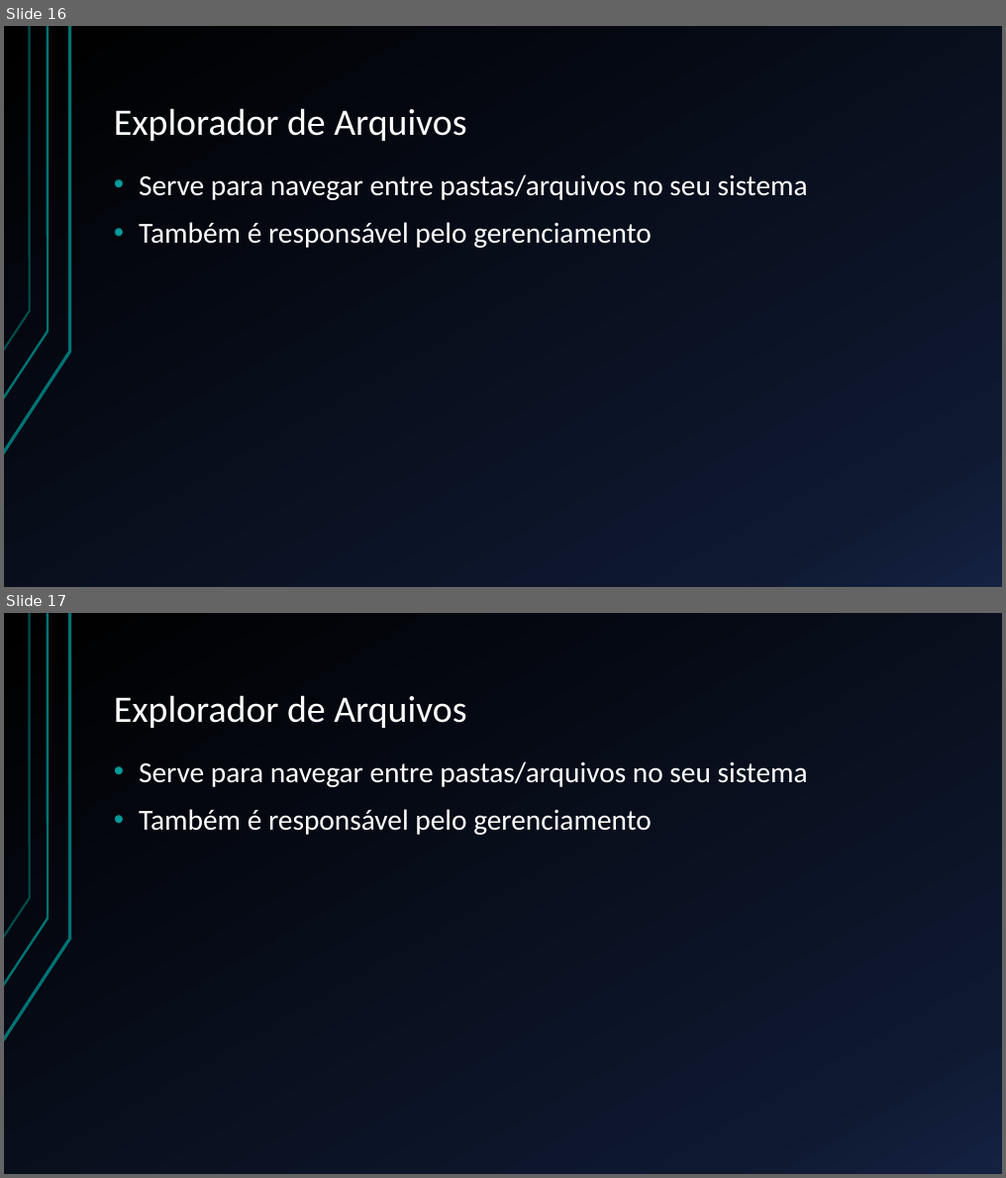
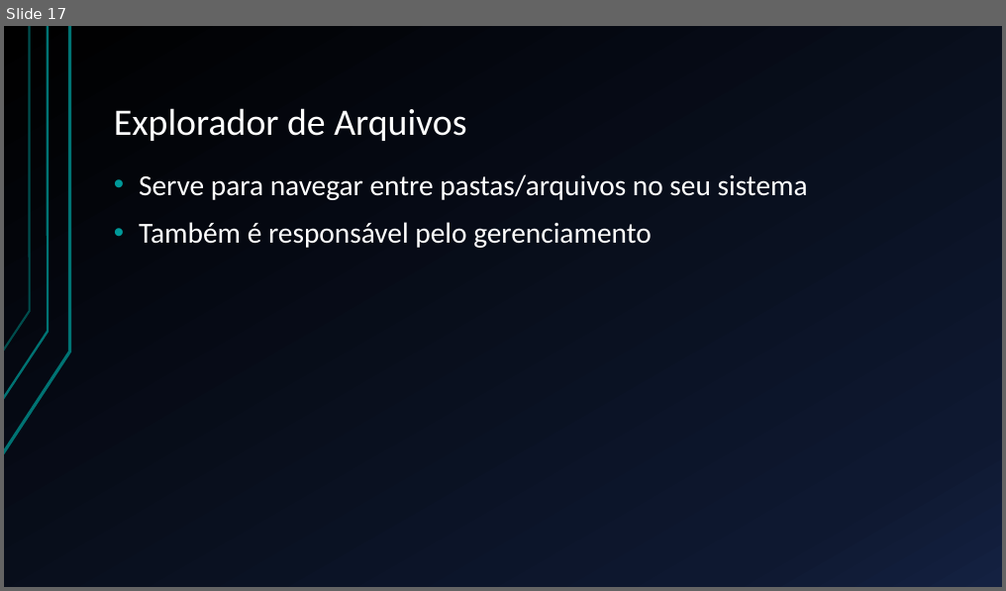
Before and after one commit to FillipeBonanome/Aulas-Windows, a slide deck: Aula 3/Aula 3.pptx. Shown one above the other, each under a label of ours: slides 16 and 17 before the commit, slide 17 after it. The pictures are 1006x1178 and 1006x591 pixels, drawn with LibreOffice and Linux fonts; fonts in the diff are those of the drawing. Boxes give left, top, right and bottom in pixels: in the first picture for what was removed or moved away, otherwise in the second. Text is boxed around its words. In the diff, an @@ line names an element or a change of style, - is before the commit and + after.

```diff
--- a/Aula 3/Aula 3.pptx
+++ b/Aula 3/Aula 3.pptx
@@ slide 17 removed at box(4, 613, 1002, 1174), background gradient #000000 to #0F1931 to #142242; not listed: 3 template elements that a slide beside it also shows @@
@@ title removed at box(114, 695, 466, 728) @@
-Explorador de Arquivos
@@ text removed at box(139, 761, 808, 835) @@
-• Serve para navegar entre pastas/arquivos no seu sistema
-• Também é responsável pelo gerenciamento
@@ what was slide 16 is now slide 17 @@
```
Also in this commit, not shown: 2 slides changed, 1 slide added, 37 other files.
